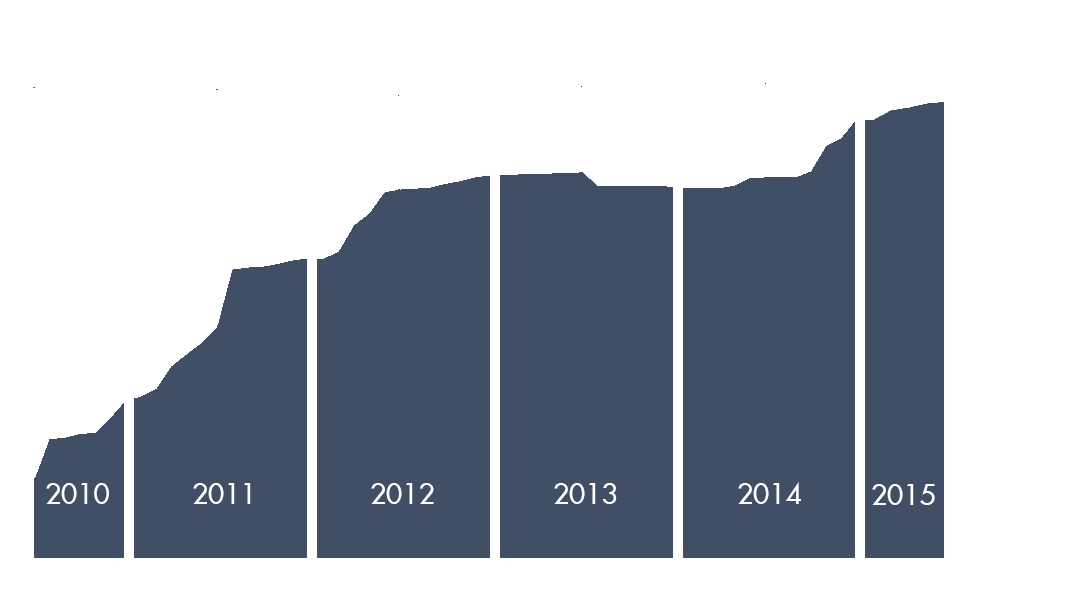
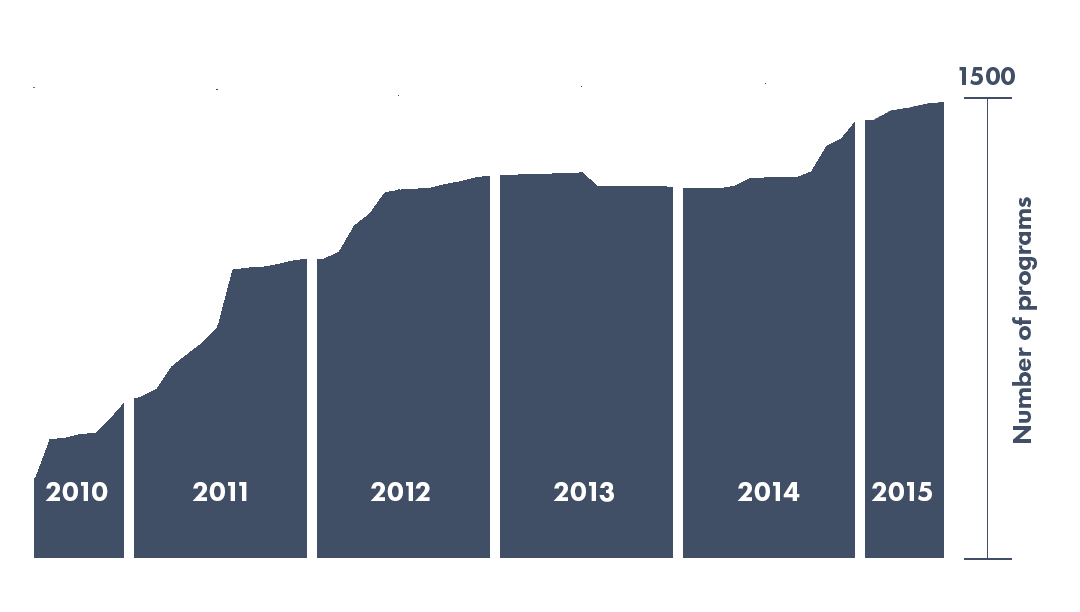
Two versions of the same layered image (w=1080, h=612). Layer-by-layer changes:
painted on "Shape 2 copy" over [964, 558, 1012, 560]
painted on "Shape 2" over [964, 97, 1012, 99]
painted on "Shape 1" over [987, 99, 988, 558]
painted on "Number of programs" over [1012, 197, 1037, 443]
painted on "1500" over [959, 67, 1015, 85]
painted on "2015" over [871, 482, 935, 505]
painted on "2014" over [737, 482, 801, 504]
painted on "2013" over [553, 482, 617, 504]
painted on "2012" over [370, 482, 434, 504]
painted on "2011" over [192, 482, 251, 504]
painted on "2010" over [45, 482, 109, 504]
